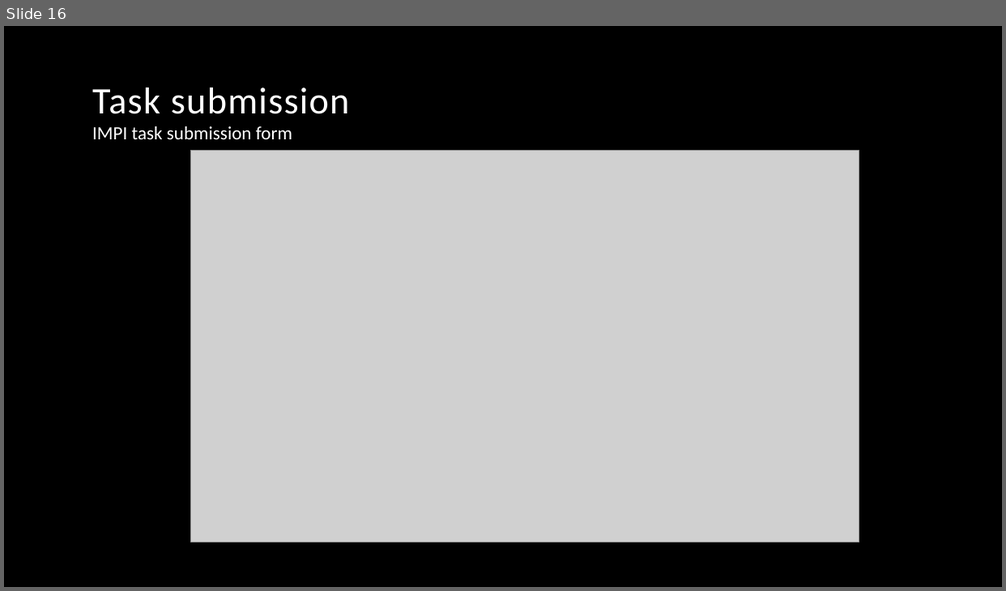
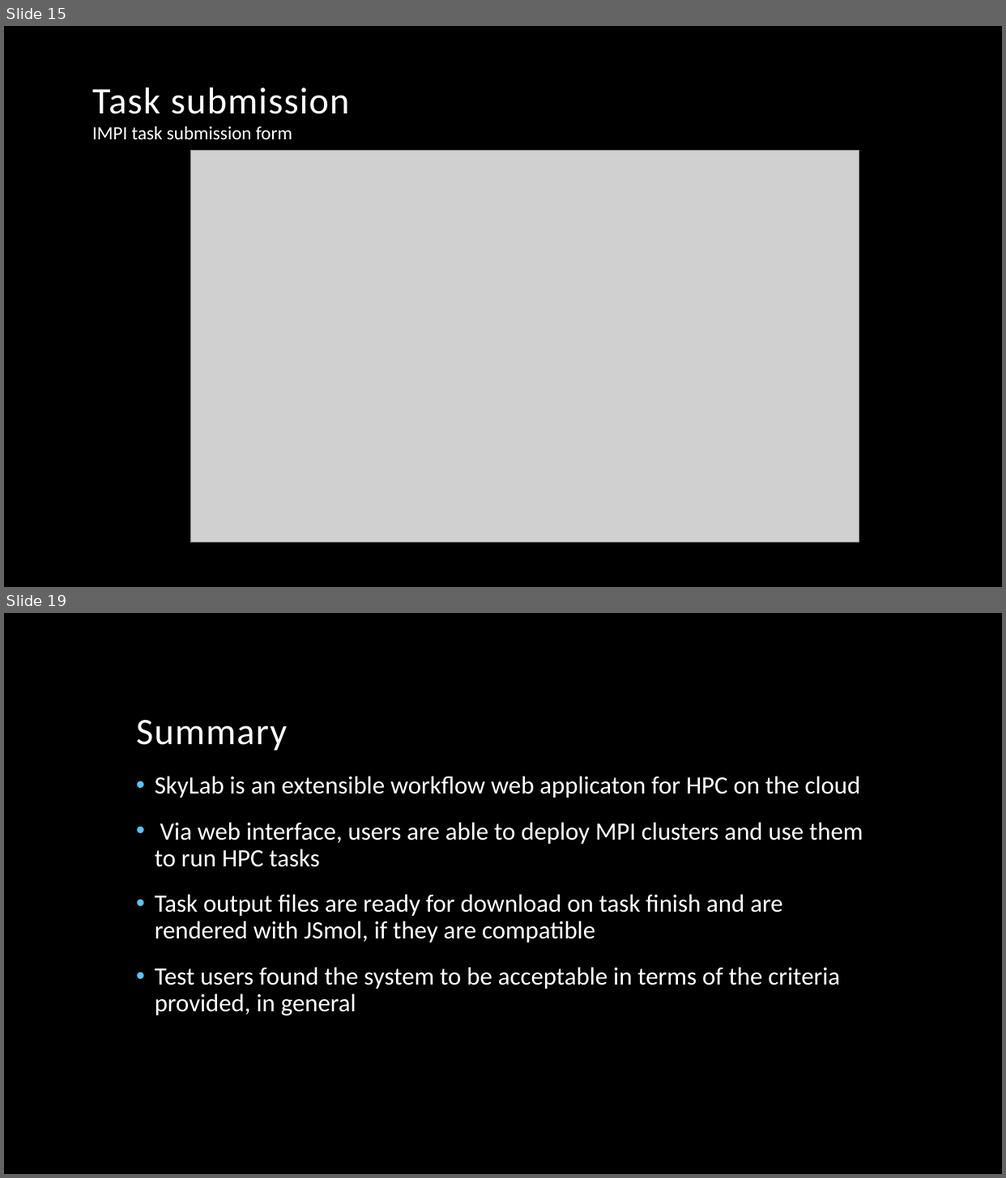
Before and after one commit to vincentpaul12/SkyLab-Files, a slide deck: pcsc_skylab.pptx. Shown one above the other, each under a label of ours: slide 16 before the commit, slides 15 and 19 after it; the slides between them are not shown. The pictures are 1006x591 and 1006x1178 pixels, drawn with LibreOffice and Linux fonts; fonts in the diff are those of the drawing; grey boxes stand for pictures; background and template pictures are left out. Boxes give left, top, right and bottom in pixels: in the first picture for what was removed or moved away, otherwise in the second. Text is boxed around its words. In the diff, an @@ line names an element or a change of style, - is before the commit and + after.

```diff
--- a/pcsc_skylab.pptx
+++ b/pcsc_skylab.pptx
@@ slide 19 added at (x1=4, y1=613, x2=1002, y2=1174), background picture (left out) @@
@@ title added at (x1=136, y1=720, x2=287, y2=751), 36 pt, text #FFFFFF @@
+Summary
@@ text added at (x1=155, y1=776, x2=863, y2=1016), 24 pt, text #FFFFFF @@
+• SkyLab is an extensible workflow web applicaton for HPC on the cloud
+• Via web interface, users are able to deploy MPI clusters and use them to run HPC tasks
+• Task output files are ready for download on task finish and are rendered with JSmol, if they are compatible
+• Test users found the system to be acceptable in terms of the criteria provided, in general
@@ what was slide 16 is now slide 15 @@
```
Also in this commit, not shown: 8 slides changed, 6 other slides added, 4 slides removed.
